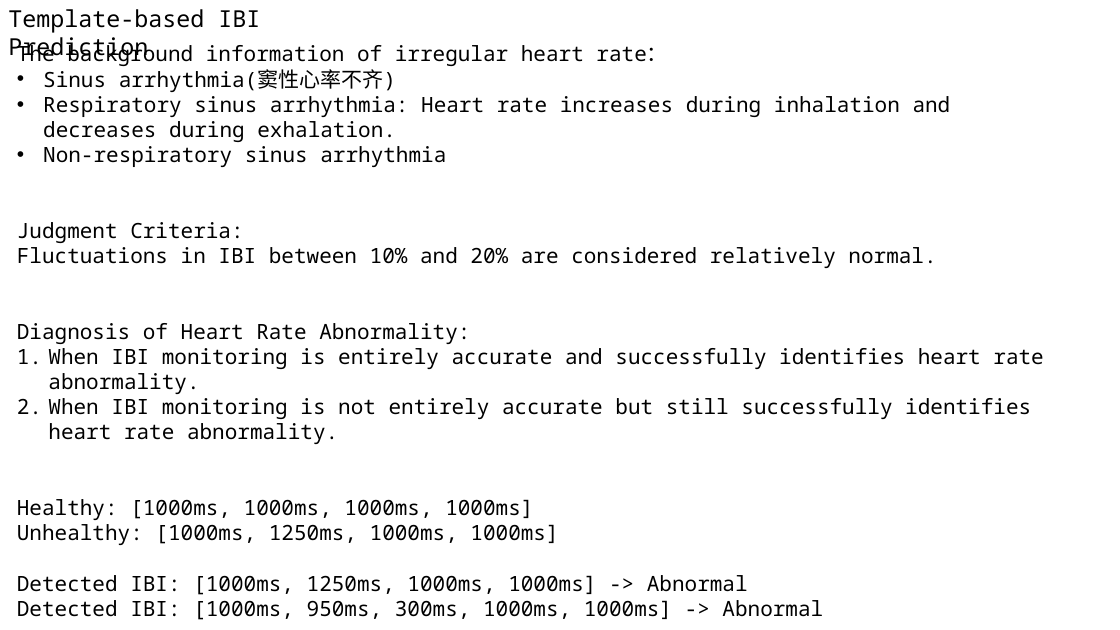
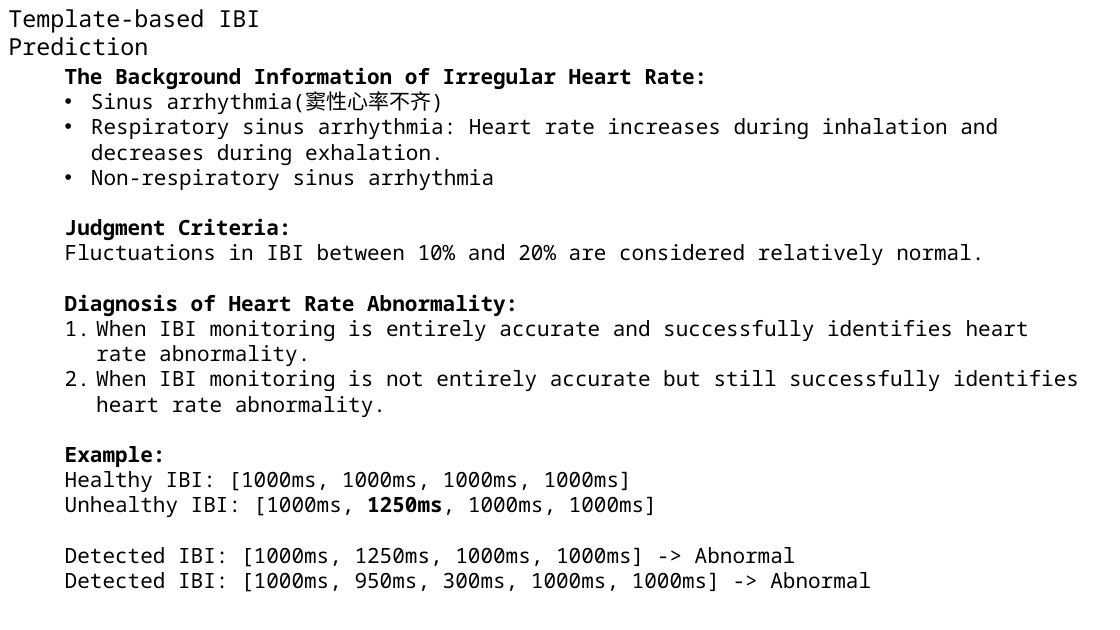
Before and after one commit to A-Big-Tortoise/Presentation, a slide deck: slide 4 of Presentation_0226_JiayuChen.pptx. Drawn at 1120x630 pixels with LibreOffice and Linux fonts; fonts in the diff are those of the drawing. Boxes give left, top, right and bottom in pixels: in the first picture for what was removed or moved away, otherwise in the second. Text is boxed around its words. In the diff, an @@ line names an element or a change of style, - is before the commit and + after.

```diff
--- a/Presentation_0226_JiayuChen.pptx
+++ b/Presentation_0226_JiayuChen.pptx
@@ text "The Background Information of Irregular ...": place and size @@
-text "The Background Information of Irregular ..." at box(17, 41, 1043, 620)
+text "The Background Information of Irregular ..." at box(65, 67, 1079, 592)
@@ text at box(65, 67, 707, 89): text changed; bold on @@
-The background information of irregular heart rate：
+The Background Information of Irregular Heart Rate:
@@ text at box(65, 218, 518, 316): bold on in "Judgment Criteria:", "Diagnosis of Heart Rate Abnormality:" @@
@@ text at box(65, 446, 657, 517): text changed @@
-Healthy: [1000ms, 1000ms, 1000ms, 1000ms]
-Unhealthy: [1000ms, 1250ms, 1000ms, 1000ms]
+Example:
+Healthy IBI: [1000ms, 1000ms, 1000ms, 1000ms]
+Unhealthy IBI: [1000ms, 1250ms, 1000ms, 1000ms]
```
Also in this commit, not shown: 8 other slides changed.
